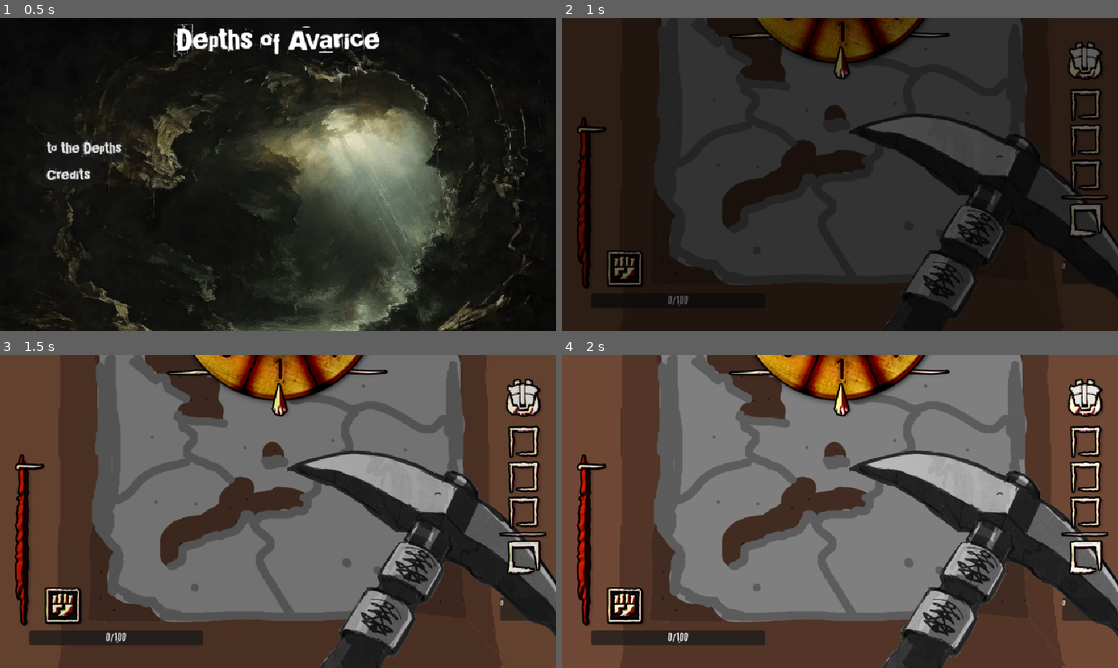
Above: before the commit, frames 1-4 (two rows, left to right).
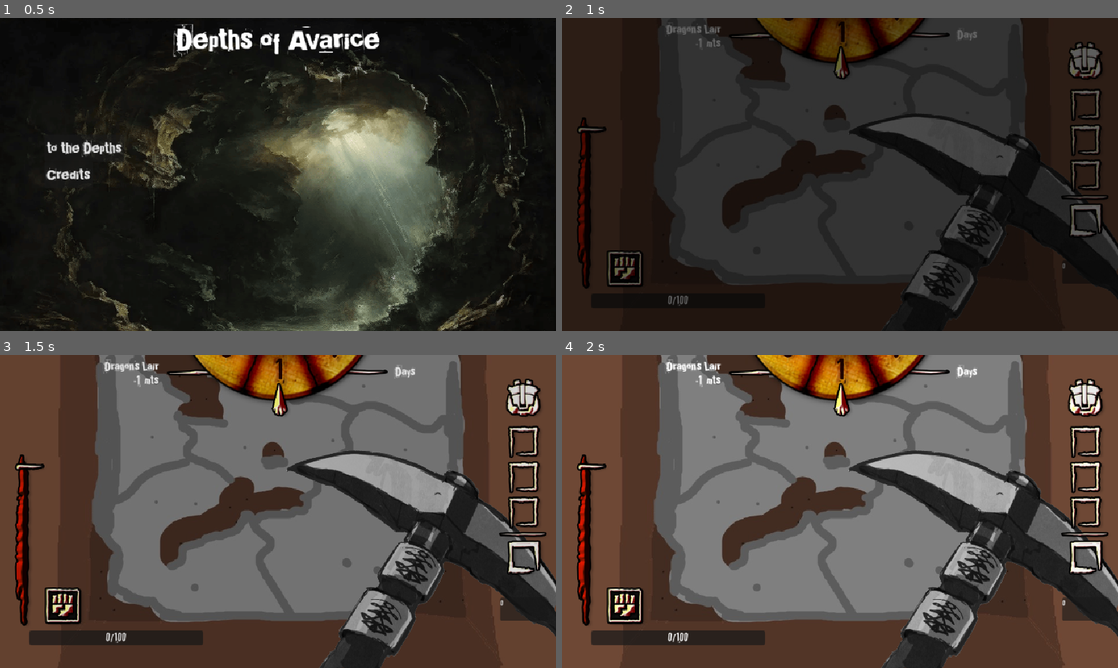
Above: after the commit, the same moments.

Repository: TezzyBear/brackeys-2025-2
Game: Godot game, scene res://scenes/ui/main_menu.tscn
The game is run twice, just before and just after one commit, with the same random seed, the same clock (stepped at 60 frames per second) and the same inputs.
Inputs (mouse positions are in pixels of both pictures, inside the frame that each line leads up to):
- Up to frame 1 (0.5 s): no input
- Up to frame 2 (1 s): click "to the Depths" at 0.5 s
- Up to frame 3 (1.5 s): move the mouse to (400, 495) at 1.27 s; click (400, 495) at 1.35 s
- Up to frame 4 (2 s): no input

Frame 1 is identical in both runs. In frame 2, 0.3% of the frame differs, in the area x 18-75%, y 2-10%; in frame 3, 0.3%; in frame 4, 0.4%, in the area x 18-75%, y 1-11%.

Commit message:
panel distance  basic

Diff:
--- a/scenes/ui/canvas_ui.tscn
+++ b/scenes/ui/canvas_ui.tscn
@@ -6,6 +6,7 @@
 [ext_resource type="PackedScene" uid="uid://drj7yjmmqwon8" path="res://scenes/ui/panel_time.tscn" id="4_thgxd"]
 [ext_resource type="PackedScene" uid="uid://f3b0yxes8yir" path="res://scenes/ui/inventory/panel_inventory.tscn" id="5_cxcp1"]
 [ext_resource type="PackedScene" uid="uid://csfcjyab42t1l" path="res://scenes/ui/buffs/panel_buffs.tscn" id="6_cxcp1"]
+[ext_resource type="PackedScene" uid="uid://cawt5snli5r2t" path="res://scenes/ui/panel_distance.tscn" id="7_ygmty"]
 
 [node name="CanvasUI" type="CanvasLayer"]
 
@@ -35,3 +36,5 @@
 offset_top = -140.0
 offset_right = 112.0
 offset_bottom = -100.0
+
+[node name="PanelDistance" parent="." instance=ExtResource("7_ygmty")]
--- /dev/null
+++ b/scenes/ui/panel_distance.tscn
@@ -0,0 +1,42 @@
+[gd_scene load_steps=2 format=3 uid="uid://cawt5snli5r2t"]
+
+[ext_resource type="Script" uid="uid://3oi1pejo445l" path="res://scripts/ui/panel_distance.gd" id="1_dtkio"]
+
+[node name="PanelDistance" type="Panel"]
+self_modulate = Color(1, 1, 1, 0)
+anchors_preset = 5
+anchor_left = 0.5
+anchor_right = 0.5
+offset_left = -20.0
+offset_right = 20.0
+offset_bottom = 40.0
+grow_horizontal = 2
+script = ExtResource("1_dtkio")
+
+[node name="Title" type="Label" parent="."]
+layout_mode = 0
+offset_left = -280.0
+offset_top = 5.0
+offset_right = -156.0
+offset_bottom = 42.0
+theme_override_font_sizes/font_size = 25
+text = "Dragon's Lair"
+
+[node name="Value" type="Label" parent="."]
+layout_mode = 0
+offset_left = -348.0
+offset_top = 30.0
+offset_right = -218.0
+offset_bottom = 67.0
+theme_override_font_sizes/font_size = 25
+text = "-1"
+horizontal_alignment = 2
+
+[node name="Units" type="Label" parent="."]
+layout_mode = 0
+offset_left = -211.0
+offset_top = 29.0
+offset_right = -171.0
+offset_bottom = 66.0
+theme_override_font_sizes/font_size = 25
+text = "mts"
--- a/scenes/ui/panel_time.tscn
+++ b/scenes/ui/panel_time.tscn
@@ -52,3 +52,12 @@
 offset_bottom = 110.0
 grow_horizontal = 2
 texture = ExtResource("3_c2p8i")
+
+[node name="Label" type="Label" parent="."]
+layout_mode = 0
+offset_left = 222.0
+offset_top = 14.0
+offset_right = 268.0
+offset_bottom = 51.0
+theme_override_font_sizes/font_size = 25
+text = "Days"
--- /dev/null
+++ b/scripts/ui/panel_distance.gd
@@ -0,0 +1,5 @@
+extends Panel
+
+class_name UIDistance
+
+@onready var label_distance: Label = $Value
Not shown: 1 places in scenes/ui/canvas_ui.tscn that only renumber resources
Not shown, added: scripts/ui/panel_distance.gd.uid
